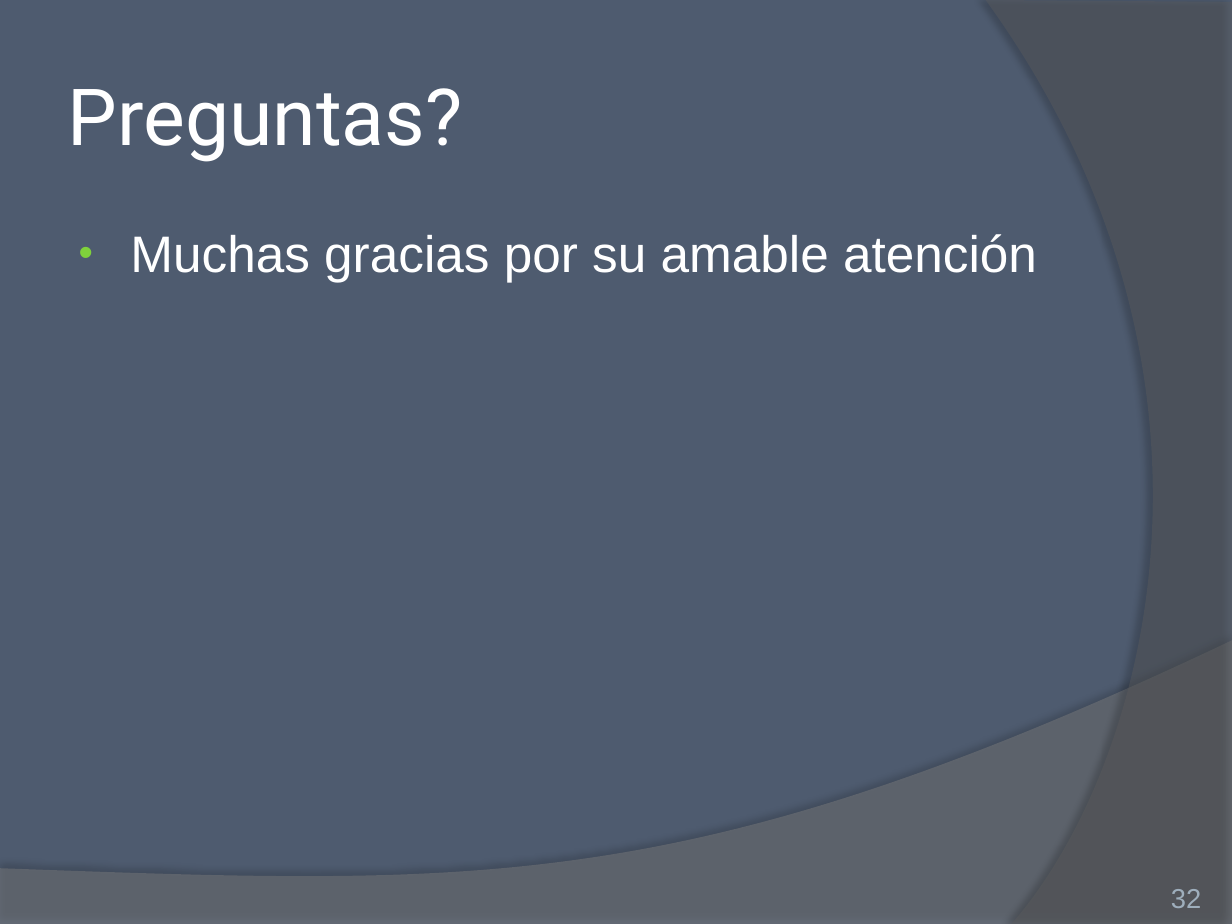
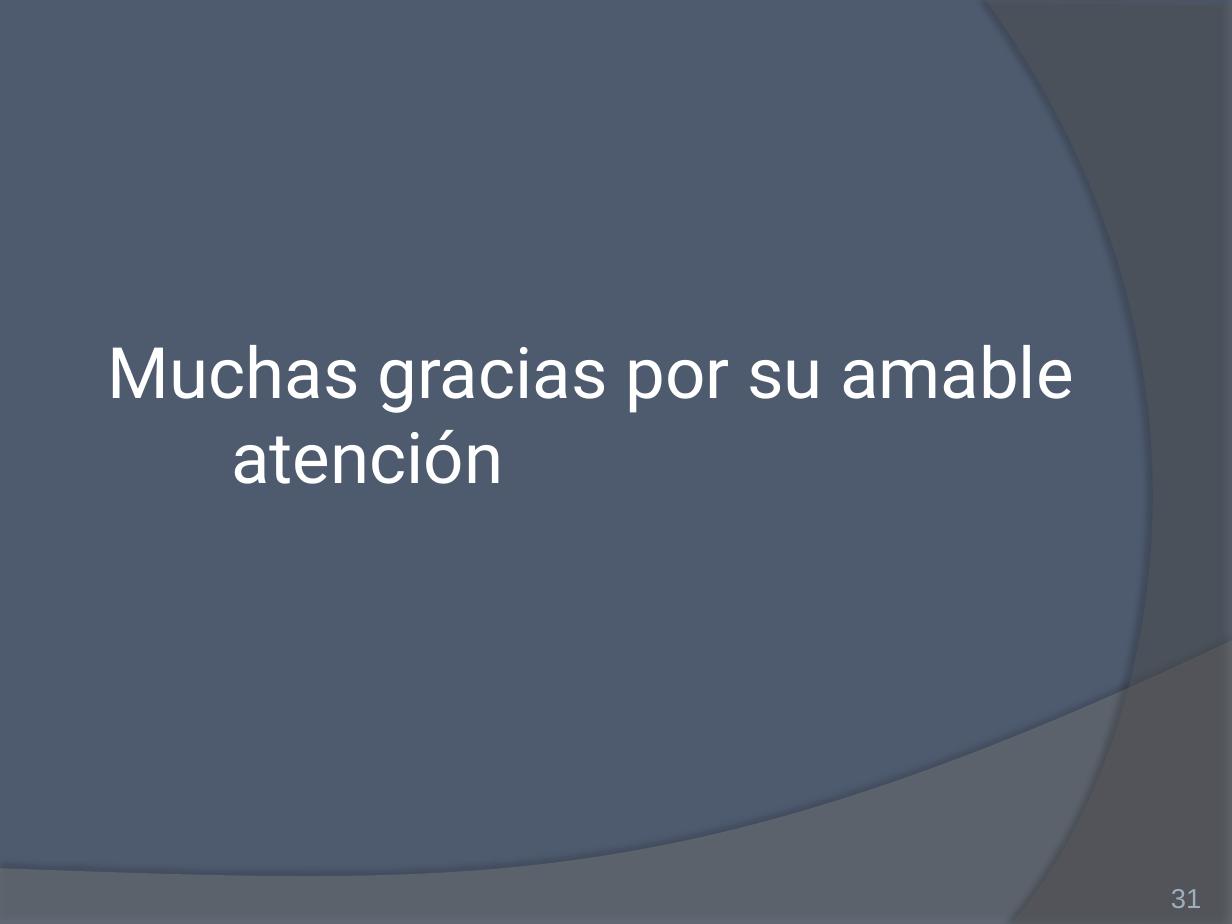
Before and after one commit to ivalop81/Metamodelo-Cybse2016, a slide deck: slide 31 of Presentacion final .pptx (slide 32 before the commit). Drawn at 1232x924 pixels with LibreOffice and Linux fonts; fonts in the diff are those of the drawing. Boxes give left, top, right and bottom in pixels: in the first picture for what was removed or moved away, otherwise in the second. Text is boxed around its words. In the diff, an @@ line names an element or a change of style, - is before the commit and + after.

```diff
--- a/Presentacion final .pptx
+++ b/Presentacion final .pptx
@@ title removed at <box>68,88,462,162</box> @@
-Preguntas?
@@ title "Muchas gracias por su amable ...": place and size @@
-title "Muchas gracias por su amable ..." at <box>130,234,1037,283</box>
+title "Muchas gracias por su amable ..." at <box>108,345,1074,484</box>
@@ title "Muchas gracias por su amable ..." at <box>108,345,1074,484</box>: size 30 to 41.4 pt, font Arial to Roboto; bullet • to none; less space between paragraphs; vertical alignment top to middle @@
@@ page number at <box>1171,889,1201,908</box>: text changed @@
-32
+31
```
Also in this commit, not shown: 7 other slides changed, 1 slide removed, 7 other files.
